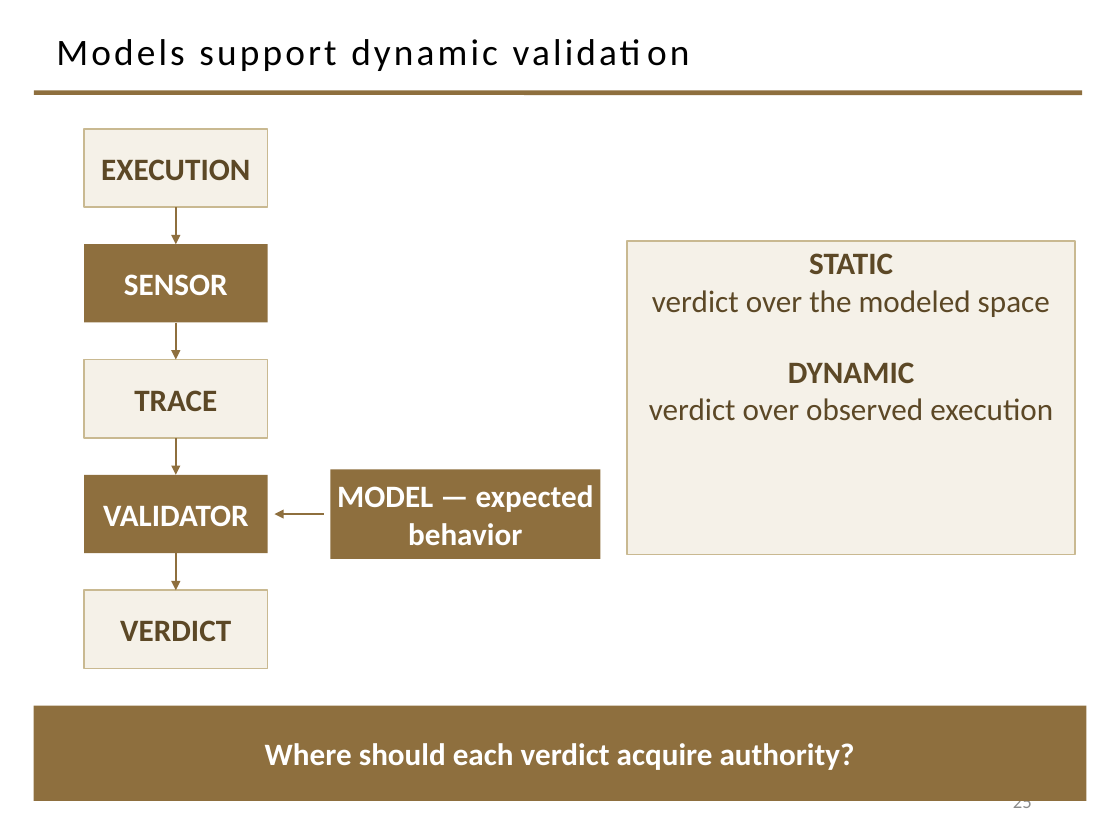
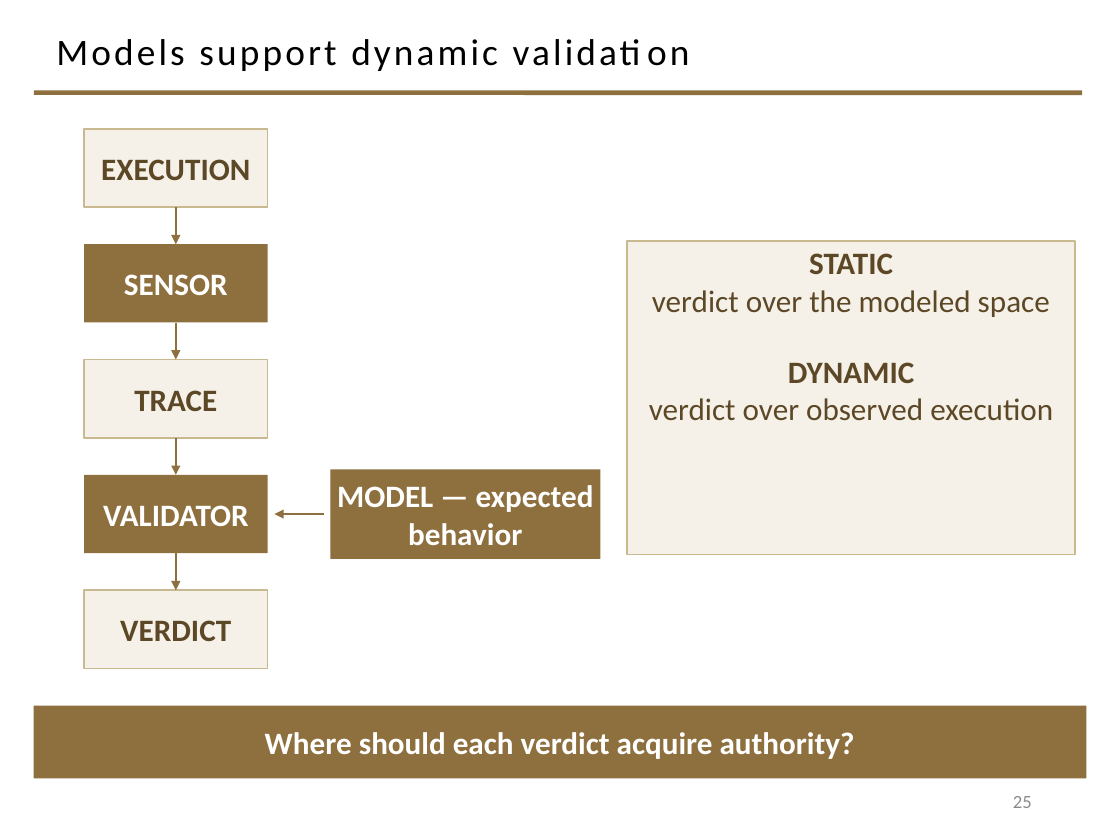
Before and after one commit to davisjam/model-based-agentic-software-engineering, a slide deck: slide 25 of course/lectures/act-2-delegation-and-control/03-alignment/2-3-Alignment.pptx. Drawn at 1120x840 pixels with LibreOffice and Linux fonts; fonts in the diff are those of the drawing; background and template pictures are left out. Boxes give left, top, right and bottom in pixels: in the first picture for what was removed or moved away, otherwise in the second. Text is boxed around its words. In the diff, an @@ line names an element or a change of style, - is before the commit and + after.

Commit message:
deck 2-3: slides 23-25 — footer band clears the slide-number region (band 61.2pt -> 46.8pt tall, bottom 514.8 -> 500.4pt)

```diff
--- a/course/lectures/act-2-delegation-and-control/03-alignment/2-3-Alignment.pptx
+++ b/course/lectures/act-2-delegation-and-control/03-alignment/2-3-Alignment.pptx
@@ rectangle "Where should each verdict acquire ...": place and size @@
-rectangle "Where should each verdict acquire ..." at [34,706,1086,801]
+rectangle "Where should each verdict acquire ..." at [34,706,1086,778]
```
Also in this commit, not shown: 2 other slides changed.
